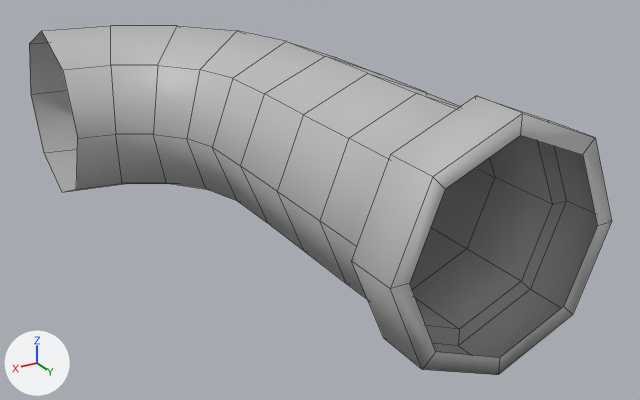
The FBX model AdamURP/Assets/01 Mesh/enviro/tuyau_90.fbx, before and after one commit.
Camera for both pictures: a 50 mm lens placed at (0.532, 2.002, 0.695), pointed at (-0.44, 0.381, -0.115). Arrows for +X, +Y and +Z are at lower left; the lights stay in place. Mesh edges are drawn as thin lines. Where no turn or scale is listed for an object, it has been applied to the vertices.

Objects in the first picture: 'tuyau_90'.
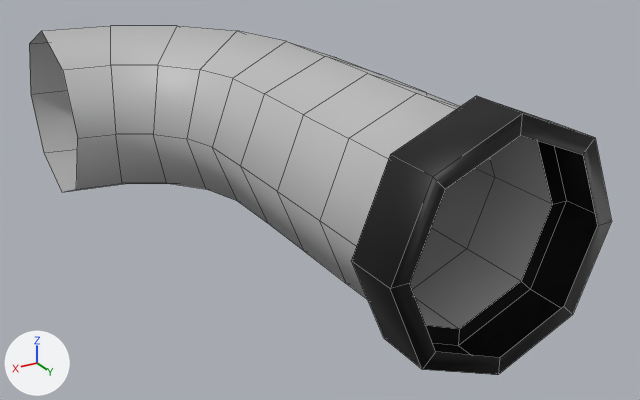
Pixel boxes [x1, y1, x2, y2] of what changed, in the pictures (640 x 400 px):
part 1 of me_mesh, recoloured (grey to black)
    both: [351, 96, 612, 375]

What the commit changed:
Material 'cable3' (mat_cable3) is new.
Its base color is (0.0, 0.0, 0.0) (black #000000).
me_mesh has 96 vertices, 88 faces and spans x -0.719..0.0, y -0.431..0.982, z -0.253..0.253.
me_mesh is used by ob_tuyau_90; location (0.0, 0.0, 0.0).
me_mesh part 1: all 24 faces centred in x -0.682..-0.249, y 0.865..0.982, z -0.216..0.216 switch from mat_lambert1 (grey #bcbcbc) to mat_cable3 (black #000000).
